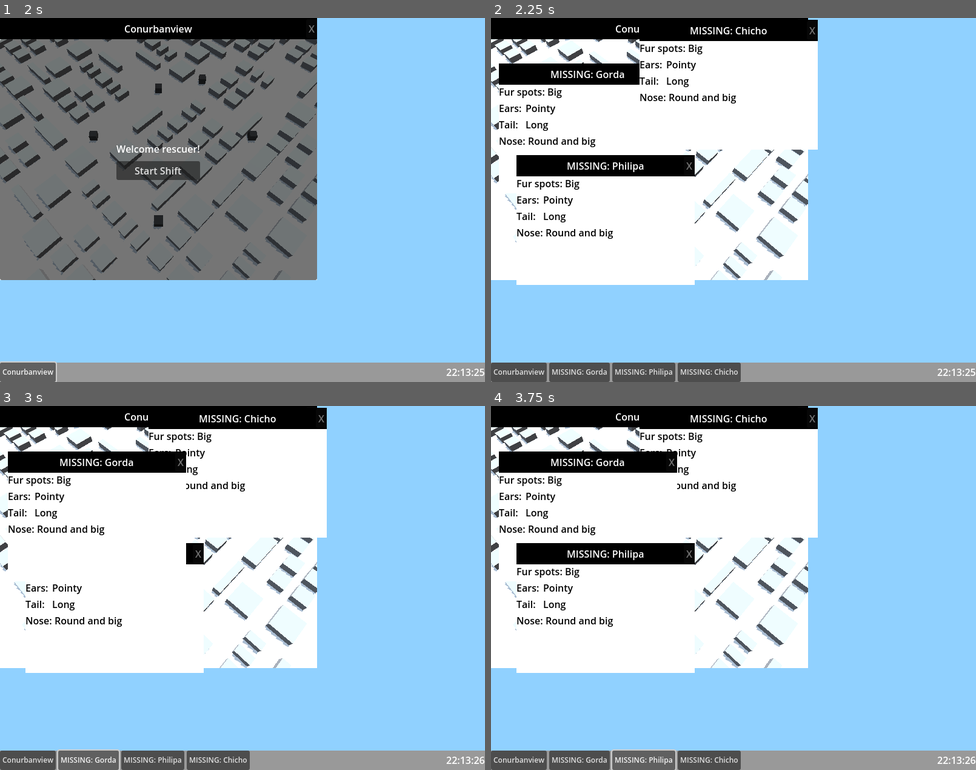
Above: before the commit, frames 1-4 (two rows, left to right).
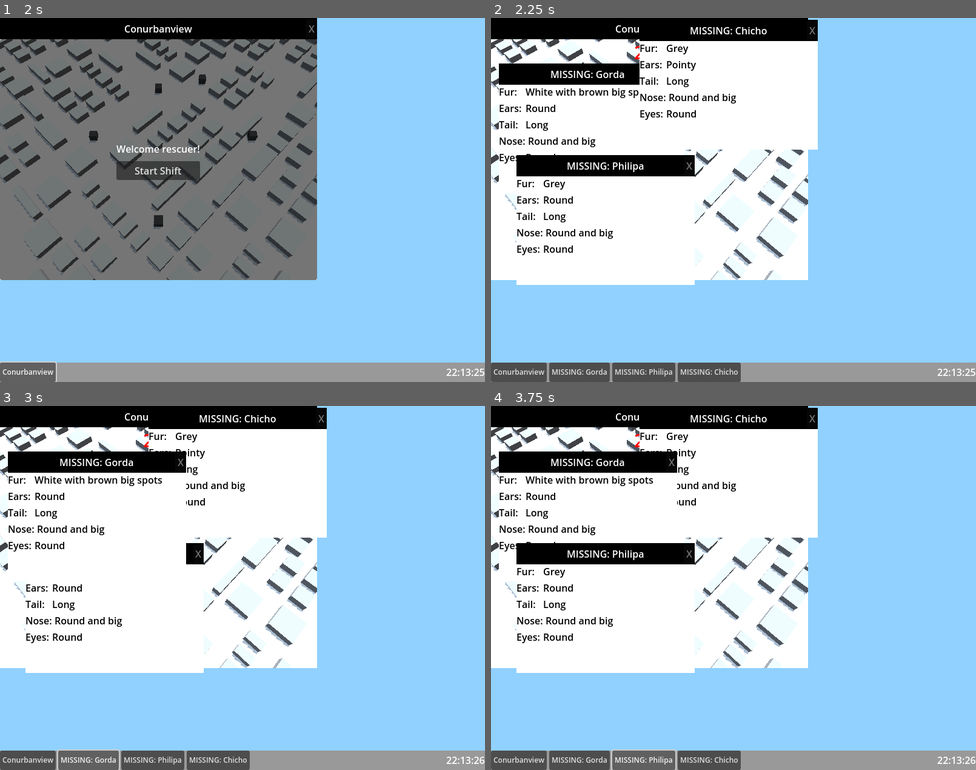
Above: after the commit, the same moments.

Repository: cc-dan/prs
Game: Godot game, scene res://scenes/desktop.tscn
Two runs of this game, one before a commit and one after it. Both use one fixed random seed, a clock stepped at 60 frames per second and the inputs below.
Inputs (mouse positions are in pixels of both pictures, inside the frame that each line leads up to):
- Up to frame 1 (2 s): click (48, 65) at 0.5 s; click "Conurbanview" at 1.25 s
- Up to frame 2 (2.25 s): click "Start Shift" at 2 s
- Up to frame 3 (3 s): click "MISSING: Gorda" at 2.75 s
- Up to frame 4 (3.75 s): click "MISSING: Philipa" at 3.5 s

Frame 1 is identical in both runs. In frame 2, 0.9% of the frame differs, in the area x 1-44%, y 7-66%; in frame 3, 0.8%; in frame 4, 0.9%.

Commit message:
* Cleanup * Timer * Descripciones de mascotas * Pantalla de fin de juego

Diff:
--- a/scenes/window/window_missing_dog.tscn
+++ b/scenes/window/window_missing_dog.tscn
@@ -21,14 +21,14 @@
 custom_minimum_size = Vector2(40, 0)
 layout_mode = 2
 theme_override_colors/font_color = Color(0, 0, 0, 1)
-text = "Fur spots:"
+text = "Fur:"
 
-[node name="SpotsInfo" type="Label" parent="HBoxContainer/Body/VBoxContainer/FurForm" index="1"]
+[node name="FurInfo" type="Label" parent="HBoxContainer/Body/VBoxContainer/FurForm" index="1"]
 unique_name_in_owner = true
 layout_mode = 2
 size_flags_horizontal = 8
 theme_override_colors/font_color = Color(0, 0, 0, 1)
-text = ": Light brown with white spots"
+text = "Light brown with white spots"
 horizontal_alignment = 2
 
 [node name="EarsForm" type="HBoxContainer" parent="HBoxContainer/Body/VBoxContainer" index="1"]
@@ -81,3 +81,20 @@
 theme_override_colors/font_color = Color(0, 0, 0, 1)
 text = "Long"
 horizontal_alignment = 2
+
+[node name="EyesForm" type="HBoxContainer" parent="HBoxContainer/Body/VBoxContainer" index="4"]
+layout_mode = 2
+
+[node name="Key" type="Label" parent="HBoxContainer/Body/VBoxContainer/EyesForm" index="0"]
+custom_minimum_size = Vector2(40, 0)
+layout_mode = 2
+theme_override_colors/font_color = Color(0, 0, 0, 1)
+text = "Eyes:"
+
+[node name="EyesInfo" type="Label" parent="HBoxContainer/Body/VBoxContainer/EyesForm" index="1"]
+unique_name_in_owner = true
+layout_mode = 2
+size_flags_horizontal = 8
+theme_override_colors/font_color = Color(0, 0, 0, 1)
+text = "Round"
+horizontal_alignment = 2
--- a/scenes/window/window_world_view.tscn
+++ b/scenes/window/window_world_view.tscn
@@ -31,7 +31,47 @@
 size_flags_horizontal = 0
 size_flags_vertical = 8
 
-[node name="StartScreen" type="PanelContainer" parent="HBoxContainer/Body" index="1"]
+[node name="CenterContainer" type="CenterContainer" parent="HBoxContainer/Body" index="1"]
+layout_mode = 2
+size_flags_vertical = 0
+mouse_filter = 2
+
+[node name="TimerLabel" type="Label" parent="HBoxContainer/Body/CenterContainer" index="0"]
+unique_name_in_owner = true
+visible = false
+layout_mode = 2
+theme_override_colors/font_color = Color(1, 0, 0, 1)
+theme_override_colors/font_outline_color = Color(0, 0, 0, 1)
+theme_override_font_sizes/font_size = 30
+text = "Time"
+
+[node name="EndScreen" type="PanelContainer" parent="HBoxContainer/Body" index="2"]
+unique_name_in_owner = true
+visible = false
+layout_mode = 2
+
+[node name="CenterContainer" type="CenterContainer" parent="HBoxContainer/Body/EndScreen" index="0"]
+layout_mode = 2
+
+[node name="VBoxContainer" type="VBoxContainer" parent="HBoxContainer/Body/EndScreen/CenterContainer" index="0"]
+layout_mode = 2
+
+[node name="MarginContainer" type="MarginContainer" parent="HBoxContainer/Body/EndScreen/CenterContainer/VBoxContainer" index="0"]
+layout_mode = 2
+theme_override_constants/margin_top = 5
+theme_override_constants/margin_bottom = 5
+
+[node name="EndText" type="Label" parent="HBoxContainer/Body/EndScreen/CenterContainer/VBoxContainer/MarginContainer" index="0"]
+unique_name_in_owner = true
+layout_mode = 2
+text = "You have found X/X pets."
+horizontal_alignment = 1
+
+[node name="EndButton" type="Button" parent="HBoxContainer/Body/EndScreen/CenterContainer/VBoxContainer" index="1"]
+layout_mode = 2
+text = "Next/Retry"
+
+[node name="StartScreen" type="PanelContainer" parent="HBoxContainer/Body" index="3"]
 unique_name_in_owner = true
 layout_mode = 2
 
@@ -56,5 +96,10 @@
 layout_mode = 2
 text = "Start Shift"
 
+[node name="Timer" type="Timer" parent="." index="1"]
+unique_name_in_owner = true
+wait_time = 300.0
+one_shot = true
+
 [connection signal="dog_clicked" from="HBoxContainer/Body/SubViewportContainer/SubViewport/world" to="." method="_on_world_dog_clicked"]
 [connection signal="pressed" from="HBoxContainer/Body/StartScreen/CenterContainer/VBoxContainer/StartButton" to="." method="_on_start_button_pressed"]
--- a/scripts/desktop.gd
+++ b/scripts/desktop.gd
@@ -16,9 +16,6 @@
 	for pet in objectives:
 		pet_names.append(pet["id"])
 		popup_quest(pet)
-
-	print(pet_names)
-	#%RecoveryWindow.init(pet_names)
 	recovery_window.init(pet_names)
 
 func popup_quest(pet_info: Dictionary) -> void:
@@ -46,20 +43,27 @@
 	start_game([
 		{
 			id = "Gorda",
-			ears = pet_structure.EARS_POINTY,
+			ears = pet_structure.EARS_ROUND,
 			nose = pet_structure.NOSE_BIG_ROUND,
-			hair_spots = pet_structure.HAIR_SPOTS_BIG
+			hair_spots_shape = pet_structure.HAIR_SPOTS_BIG,
+			hair_spots_color = pet_structure.HAIR_SPOTS_COLOR_BROWN,
+			hair_color = pet_structure.HAIR_COLOR_WHITE
 		},
 		{
 			id = "Philipa",
-			ears = pet_structure.EARS_POINTY,
+			ears = pet_structure.EARS_ROUND,
 			nose = pet_structure.NOSE_BIG_ROUND,
-			hair_spots = pet_structure.HAIR_SPOTS_BIG
+			hair_spots_shape = 0,
+			hair_spots_color = 0,
+			hair_color = pet_structure.HAIR_COLOR_GREY
 		},
 		{
 			id = "Chicho",
 			ears = pet_structure.EARS_POINTY,
 			nose = pet_structure.NOSE_BIG_ROUND,
-			hair_spots = pet_structure.HAIR_SPOTS_BIG
+			hair_spots = pet_structure.HAIR_SPOTS_BIG,
+			hair_spots_shape = 0,
+			hair_spots_color = 0,
+			hair_color = pet_structure.HAIR_COLOR_GREY
 		}
 	])
--- a/scripts/missing_dog_window.gd
+++ b/scripts/missing_dog_window.gd
@@ -3,6 +3,9 @@
 var pet_structure = preload("res://scripts/pet_structure.gd")
 
 func init(pet_info: Dictionary):
-	%SpotsInfo.text = pet_structure.describe(pet_info["hair_spots"])
+	%FurInfo.text = pet_structure.describe(pet_info["hair_color"])
+	if pet_info["hair_spots_shape"] or pet_info["hair_spots_color"]:
+		assert(pet_info["hair_spots_shape"] and pet_info["hair_spots_color"]) # Evitar casos en donde solo uno de ellos viene vacío
+		%FurInfo.text += " with " + (pet_structure.describe(pet_info["hair_spots_color"]) + " " + pet_structure.describe(pet_info["hair_spots_shape"])).to_lower() + " spots"
 	%EarsInfo.text = pet_structure.describe(pet_info["ears"])
 	%NoseInfo.text = pet_structure.describe(pet_info["nose"])
--- a/scripts/pet_structure.gd
+++ b/scripts/pet_structure.gd
@@ -1,12 +1,33 @@
 enum {
-	EARS_POINTY,
+	EARS_POINTY = 1,
 	EARS_ROUND,
+	EARS_ROUND_LONG,
 
 	NOSE_BIG_ROUND,
 	NOSE_SMALL_FLAT,
 
 	HAIR_SPOTS_BIG,
-	HAIR_SPOTS_SMALL
+	HAIR_SPOTS_SMALL,
+	HAIR_SPOTS_HEARTS,
+
+	HAIR_SPOTS_COLOR_BLOND,
+	HAIR_SPOTS_COLOR_BROWN,
+	HAIR_SPOTS_COLOR_BLACK,
+
+	HAIR_COLOR_BLOND,
+	HAIR_COLOR_WHITE,
+	HAIR_COLOR_GREY,
+	HAIR_COLOR_BROWN,
+
+	NOSE_SMALL,
+	NOSE_ROUND,
+	NOSE_NARROW,
+	NOSE_TALL,
+
+	EYES_SMALL,
+	EYES_CLOSED,
+	EYES_COMMON,
+	EYES_EYEPATCH
 }
 
 const example := {
@@ -26,5 +47,13 @@
 
 		HAIR_SPOTS_BIG: return "Big"
 		HAIR_SPOTS_SMALL: return "Small"
+		HAIR_SPOTS_HEARTS: return "Heart-shaped"
+
+		HAIR_SPOTS_COLOR_BLACK: return "Black"
+		HAIR_SPOTS_COLOR_BLOND, HAIR_COLOR_BLOND: return "Blond"
+		HAIR_SPOTS_COLOR_BROWN, HAIR_COLOR_BROWN: return "Brown"
+
+		HAIR_COLOR_GREY: return "Grey"
+		HAIR_COLOR_WHITE: return "White"
 
 	return "Unknown"
--- a/scripts/window_world_view.gd
+++ b/scripts/window_world_view.gd
@@ -1,21 +1,26 @@
 extends "res://scripts/window.gd"
 
 signal game_started
+signal game_ended(won: bool)
+
+func _process(_delta: float) -> void:
+	%TimerLabel.text = str(int(%Timer.time_left))
 
 @onready var recovery_window: PanelContainer = $HBoxContainer/Body/SubViewportContainer/RecoveryWindow
 
-
-func init(npets: int) -> void:
-	%PetsCounter.text = str(npets) + " missing pets"
-
-func close() -> void:
-	visible = false
-
 func _on_start_button_pressed() -> void:
 	%StartScreen.visible = false
+	%TimerLabel.visible = true
+	%Timer.start()
 	game_started.emit()
 
 func _on_world_dog_clicked(dog_name: String) -> void:
 	recovery_window.set_global_position(get_viewport().get_mouse_position())
 	recovery_window.visible = true
 	print(dog_name)
+
+func _on_timer_timeout() -> void:
+	%EndScreen.visible = true
+
+func _on_end_button_pressed() -> void:
+	game_ended.emit(false)
Not shown: 1 places in scenes/window/window_world_view.tscn that only renumber resources
